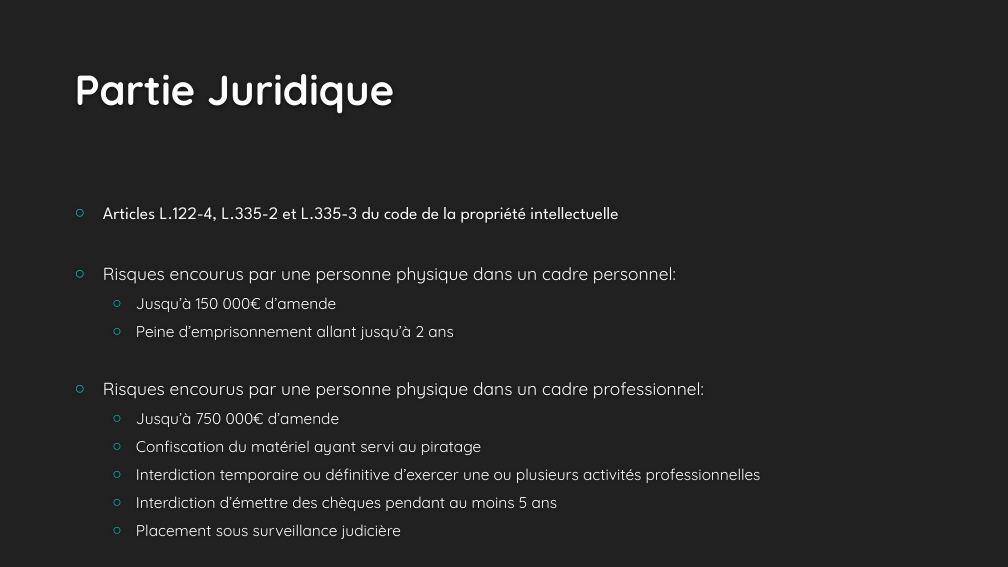
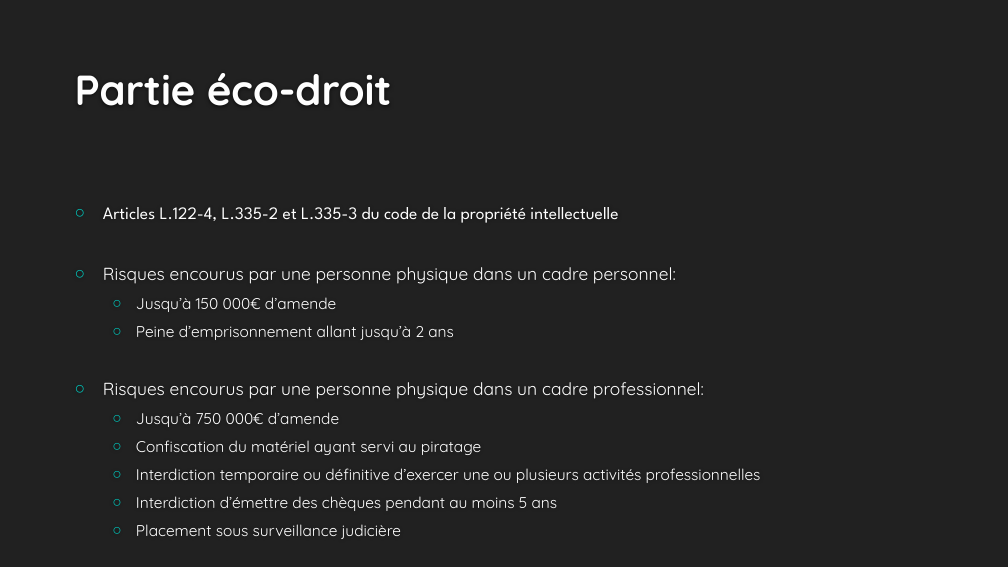
Before and after one commit to 52Alexis/PTUTS1A2, a slide deck: slide 5 of Soutenance/Les logiciels de Musique Assistée par Ordinateur.pptx. Drawn at 1008x567 pixels with LibreOffice and Linux fonts; fonts in the diff are those of the drawing; background and template pictures are left out. Boxes give left, top, right and bottom in pixels: in the first picture for what was removed or moved away, otherwise in the second. Text is boxed around its words. In the diff, an @@ line names an element or a change of style, - is before the commit and + after.

```diff
--- a/Soutenance/Les logiciels de Musique Assistée par Ordinateur.pptx
+++ b/Soutenance/Les logiciels de Musique Assistée par Ordinateur.pptx
@@ title at (x1=75, y1=73, x2=392, y2=106): text changed @@
-Partie Juridique
+Partie éco-droit
```
Also in this commit, not shown: 3 other slides changed, 1 slide added.
